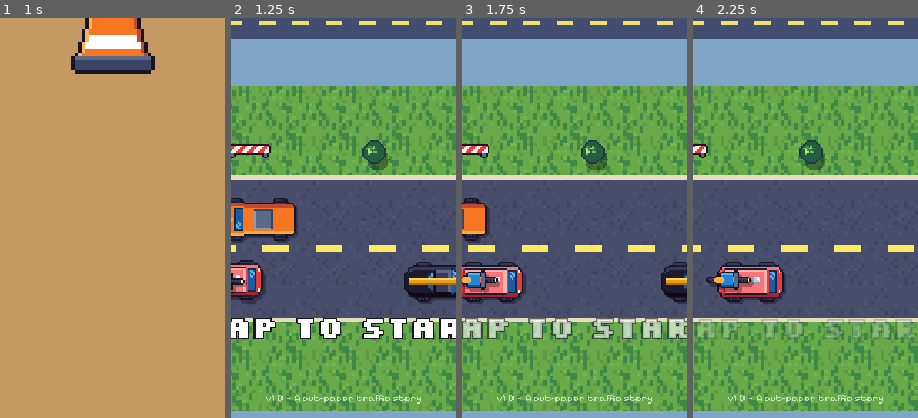
Above: before the commit, frames 1-4 (left to right).
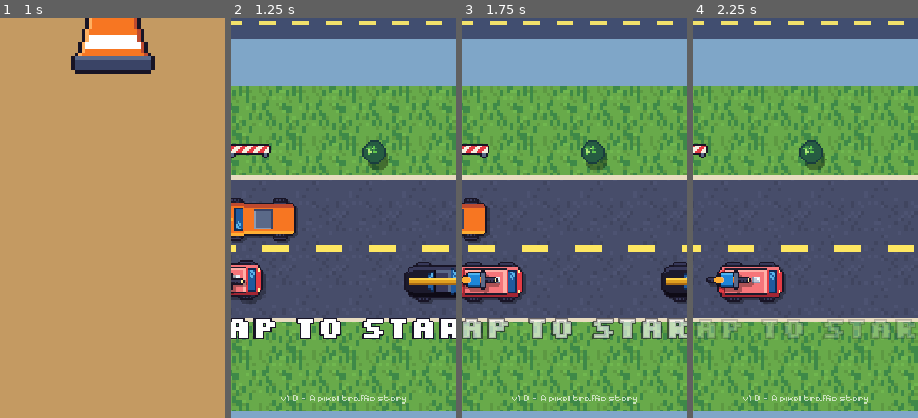
Above: after the commit, the same moments.

Repository: HolochromeStudio/neonfeed
Game: Godot game, scene res://scenes/main.tscn
Two runs of this game, one before a commit and one after it. Both use one fixed random seed, a clock stepped at 60 frames per second and the inputs below.
Inputs (mouse positions are % of the whole screen's width and height, from its top left):
- Up to frame 1 (1 s): tap Enter at 0.5, 0.6 s; move the mouse to (72, 45) at 0.52 s; click (72, 45) at 0.67 s; tap Space at 0.77 s
- Up to frame 2 (1.25 s): tap Space at 1.07 s
- Up to frame 3 (1.75 s): tap Enter at 1.25 s; drag from (50, 50) to (45, 70) at 1.27 s
- Up to frame 4 (2.25 s): tap Enter at 2, 2.1 s; move the mouse to (93, 4) at 2.02 s; click (93, 4) at 2.17 s
The pictures show only the part of the screen within x 25-75%, y 50-100%; the shares and areas given below are measured in that part.

Frame 1 is identical in both runs. In frame 2, 0.4% of the frame differs, in the area x 15-85%, y 94-97%; in frame 3, 0.4%; in frame 4, 0.4%.

Commit message:
Title subtitle for the pixel version
Co-Authored-By: Claude Sonnet 5.5 <noreply@anthropic.com>
Claude-Session: https://claude.ai/code/session_01MnHqPEq9ypqsH3UEWfCCV3

Diff:
--- a/scripts/screens/title_screen.gd
+++ b/scripts/screens/title_screen.gd
@@ -46,7 +46,7 @@
 	_tap.position = Vector2(0, vp.y * 0.86)
 	_tap.size = Vector2(vp.x, 100)
 	add_child(_tap)
-	var ver := UI.label("v1.0  -  A cut-paper traffic story", 26, Color(1, 1, 1, 0.65), false)
+	var ver := UI.label("v1.0  -  A pixel traffic story", 26, Color(1, 1, 1, 0.65), false)
 	ver.position = Vector2(0, vp.y - 60 - Game.safe_bottom)
 	ver.size = Vector2(vp.x, 40)
 	add_child(ver)
